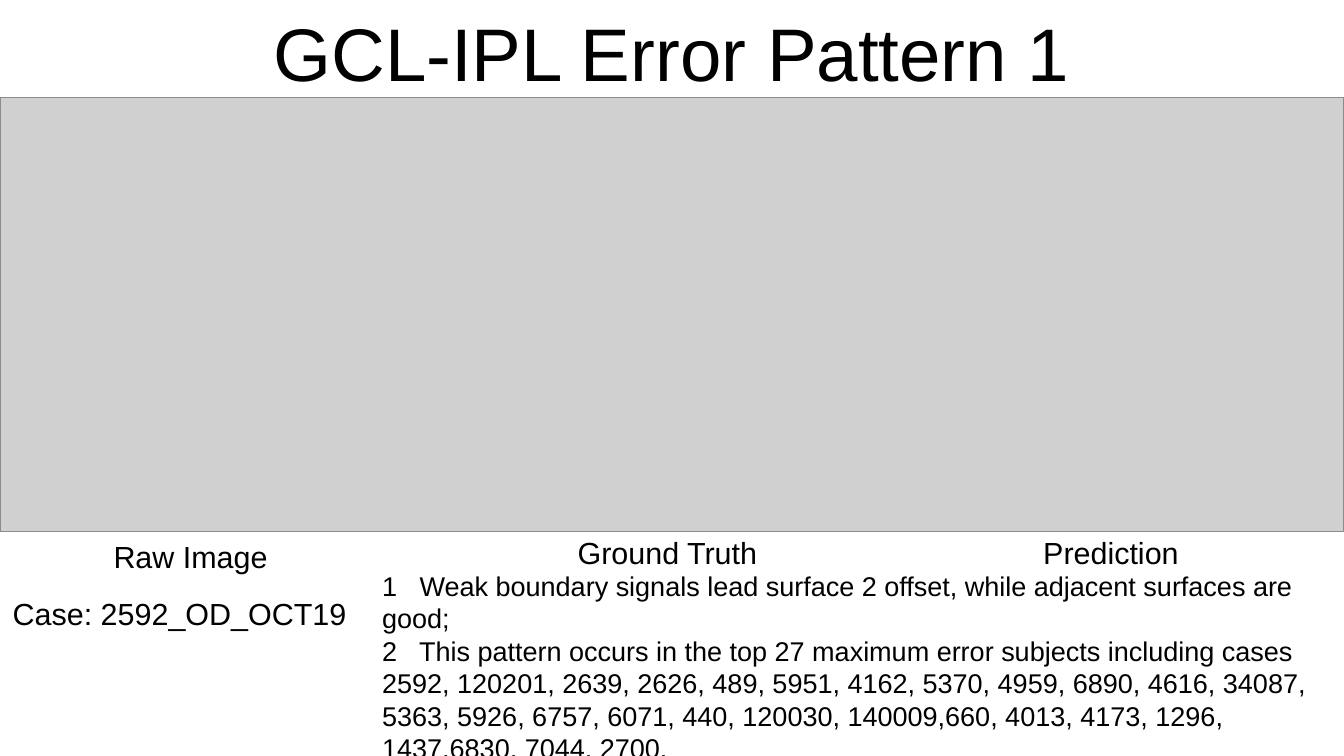
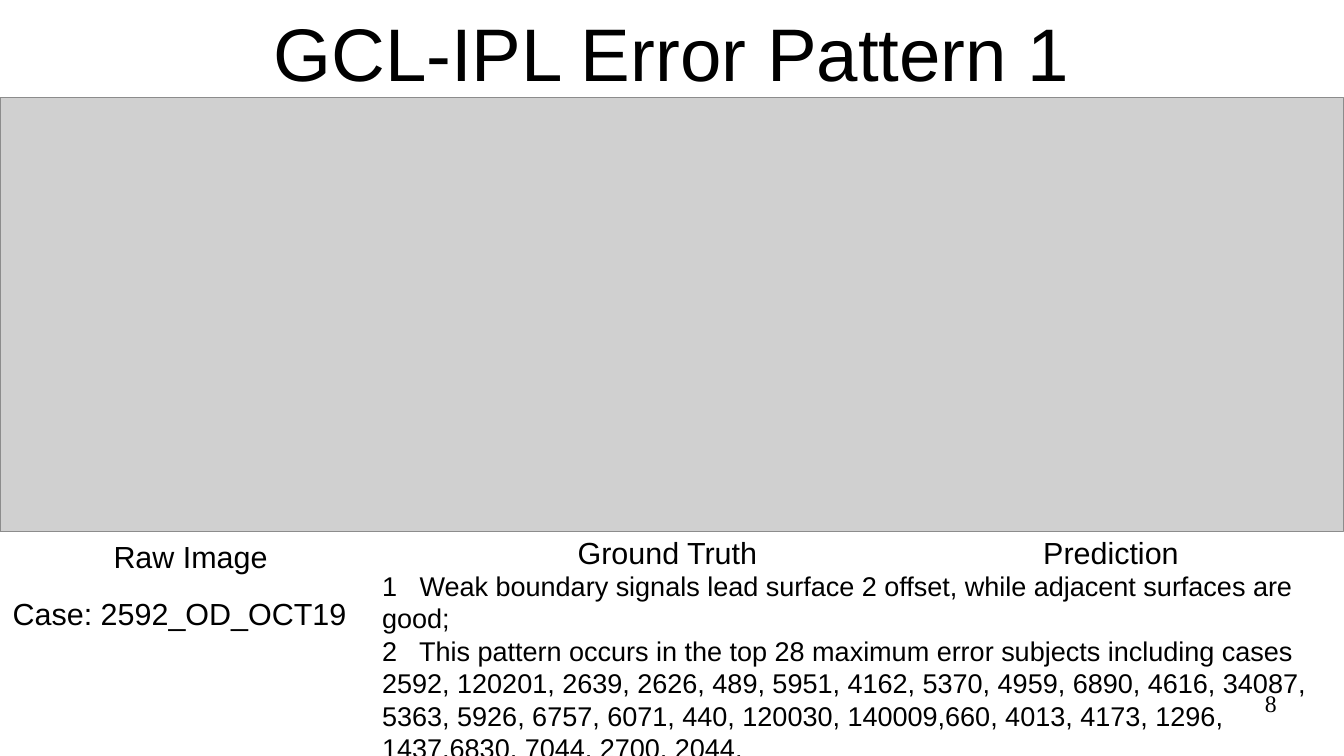
Before and after one commit to Hui-Xie/OvarianCancer, a slide deck: slide 8 of OCTMultiSurfaces/testConfig/expTongren_10Surfaces_allGoodBscans_20200512/10SurfaceExperementReport_20200529.odp. Drawn at 1344x756 pixels with LibreOffice and Linux fonts; fonts in the diff are those of the drawing; grey boxes stand for pictures. Boxes give left, top, right and bottom in pixels: in the first picture for what was removed or moved away, otherwise in the second. Text is boxed around its words. In the diff, an @@ line names an element or a change of style, - is before the commit and + after.

```diff
--- a/OCTMultiSurfaces/testConfig/expTongren_10Surfaces_allGoodBscans_20200512/10SurfaceExperementReport_20200529.odp
+++ b/OCTMultiSurfaces/testConfig/expTongren_10Surfaces_allGoodBscans_20200512/10SurfaceExperementReport_20200529.odp
@@ text at [382, 641, 1306, 730]: text changed @@
-2 This pattern occurs in the top 27 maximum error subjects including cases 2592, 120201, 2639, 2626, 489, 5951, 4162, 5370, 4959, 6890, 4616, 34087, 5363, 5926, 6757, 6071, 440, 120030, 140009,660, 4013, 4173, 1296, 1437,6830, 7044, 2700.
+2 This pattern occurs in the top 28 maximum error subjects including cases 2592, 120201, 2639, 2626, 489, 5951, 4162, 5370, 4959, 6890, 4616, 34087, 5363, 5926, 6757, 6071, 440, 120030, 140009,660, 4013, 4173, 1296, 1437,6830, 7044, 2700, 2044.
@@ page number added at [1265, 693, 1277, 713], 14 pt, text #000000 @@
+8
```
Also in this commit, not shown: 9 other slides changed, 2 slides added.
